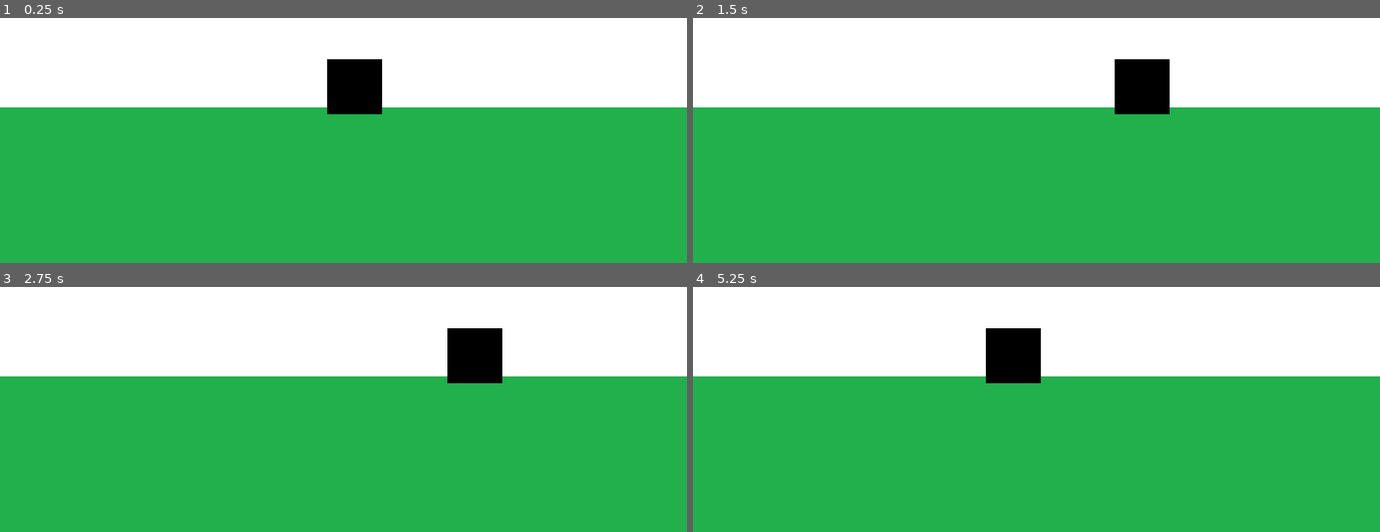
Above: before the commit, frames 1-4 (two rows, left to right).
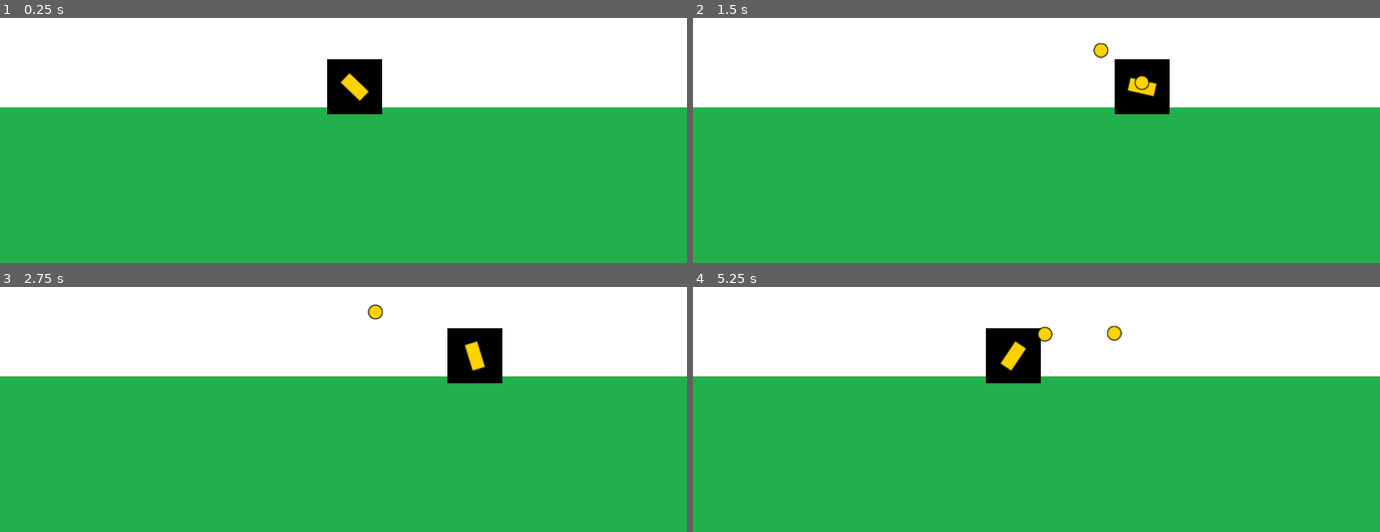
Above: after the commit, the same moments.

Repository: laendoor/unq-videojuegos
Game: Godot game, scene res://Main.tscn
Two runs of this game, one before a commit and one after it. Both use one fixed random seed, a clock stepped at 60 frames per second and the inputs below.
Inputs (mouse positions are in pixels of both pictures, inside the frame that each line leads up to):
- Up to frame 1 (0.25 s): no input
- Up to frame 2 (1.5 s): tap Enter at 0.5 s; move the mouse to (outside the picture) at 0.52 s; hold Right (ui_right) 0.53-1.28 s; click (outside the picture) at 0.6 s; move the mouse to (899, 30) at 1.27 s; hold Left (ui_left) from 1.28 s (still down); click (899, 30) at 1.35 s
- Up to frame 3 (2.75 s): move the mouse to (outside the picture) at 2.02 s; release Left (ui_left) at 2.03 s; hold Right (ui_right) from 2.03 s (still down); click (outside the picture) at 2.1 s
- Up to frame 4 (5.25 s): move the mouse to (1002, 377) at 2.77 s; click (1002, 377) at 2.85 s; move the mouse to (1242, 350) at 3.52 s; release Right (ui_right) at 3.53 s; hold Left (ui_left) from 3.53 s (still down); click (1242, 350) at 3.6 s; move the mouse to (outside the picture) at 4.27 s; click (outside the picture) at 4.35 s; move the mouse to (outside the picture) at 5.02 s; click (outside the picture) at 5.1 s

The runs differ from the first frame. In frame 1, 0.2% of the frame differs, in the area x 49-54%, y 22-35%; in frame 2, 0.4%; in frame 3, 0.3%; in frame 4, 0.5%, in the area x 44-63%, y 15-35%.

Commit message:
:recycle: made in classwork

Diff:
--- /dev/null
+++ b/challenges/clase-3/Main.gd
@@ -0,0 +1,6 @@
+extends Node
+
+onready var player = $Player
+
+func _ready():
+	player.initialize(self)
--- a/challenges/clase-3/Main.tscn
+++ b/challenges/clase-3/Main.tscn
@@ -1,10 +1,12 @@
-[gd_scene load_steps=4 format=2]
+[gd_scene load_steps=5 format=2]
 
 [ext_resource path="res://entities/player/Player.tscn" type="PackedScene" id=1]
 [ext_resource path="res://assets/textures/background.png" type="Texture" id=2]
 [ext_resource path="res://assets/textures/floor.png" type="Texture" id=3]
+[ext_resource path="res://Main.gd" type="Script" id=4]
 
 [node name="Main" type="Node"]
+script = ExtResource( 4 )
 
 [node name="Background" type="TextureRect" parent="."]
 anchor_right = 1.0
--- /dev/null
+++ b/challenges/clase-3/entities/Projectile.gd
@@ -0,0 +1,20 @@
+extends Node2D
+
+onready var timer = $DeleteTimer
+
+export (float) var speed
+
+var direction: Vector2
+
+func initialize(fire_direction: Vector2, initial_position:Vector2):
+	global_position = initial_position
+	direction = fire_direction
+	timer.connect("timeout", self, "_on_DeleteTimer_timeout")
+	timer.start()
+
+func _physics_process(delta):
+	position += direction * speed * delta
+
+func _on_DeleteTimer_timeout():
+	get_parent().remove_child(self)
+	queue_free()
--- /dev/null
+++ b/challenges/clase-3/entities/Projectile.tscn
@@ -0,0 +1,11 @@
+[gd_scene load_steps=2 format=2]
+
+[ext_resource path="res://entities/Projectile.gd" type="Script" id=1]
+
+[node name="Projectile" type="Node2D"]
+script = ExtResource( 1 )
+speed = 50.0
+
+[node name="Sprite" type="Sprite" parent="."]
+
+[node name="DeleteTimer" type="Timer" parent="."]
--- /dev/null
+++ b/challenges/clase-3/entities/player/Arm.gd
@@ -0,0 +1,12 @@
+extends Sprite
+
+onready var fire_position = $FirePosition
+
+export (PackedScene) var projectile_scene: PackedScene
+
+var container: Node
+
+func fire():
+	var new_projectile = projectile_scene.instance()
+	container.add_child(new_projectile)
+	new_projectile.initialize((fire_position.global_position - global_position).normalized(), fire_position.global_position)
--- a/challenges/clase-3/entities/player/Player.gd
+++ b/challenges/clase-3/entities/player/Player.gd
@@ -5,11 +5,22 @@
 var leftLimit: float = 0
 var rightLimit: float = 800
 
+onready var arm: Sprite = $Arm
+
+func initialize(projectile_container):
+		arm.container = projectile_container
+
 func _physics_process(delta):
-	var left:bool = Input.is_action_pressed("ui_left")
-	var right:bool = Input.is_action_pressed("ui_right")
-	var direction:float = int(right) - int(left)
-	var newPosition:float = position.x + (direction * speed * delta)
+	var left: bool = Input.is_action_pressed("ui_left")
+	var right: bool = Input.is_action_pressed("ui_right")
+	var direction: float = int(right) - int(left)
+	var newPosition: float = position.x + (direction * speed * delta)
+
+	var mouse_position: Vector2 = get_local_mouse_position()
+	arm.rotation = mouse_position.normalized().angle()
+
+	if Input.is_action_just_pressed("fire"):
+		arm.fire()
 
 	if newPosition > leftLimit && newPosition < rightLimit:
 		position.x = newPosition
--- a/challenges/clase-3/entities/player/Player.tscn
+++ b/challenges/clase-3/entities/player/Player.tscn
@@ -1,9 +1,19 @@
-[gd_scene load_steps=3 format=2]
+[gd_scene load_steps=6 format=2]
 
 [ext_resource path="res://entities/player/Player.gd" type="Script" id=1]
 [ext_resource path="res://assets/textures/player.png" type="Texture" id=2]
+[ext_resource path="res://assets/textures/cannon.png" type="Texture" id=3]
+[ext_resource path="res://entities/player/PlayerProjectile.tscn" type="PackedScene" id=4]
+[ext_resource path="res://entities/player/Arm.gd" type="Script" id=5]
 
 [node name="Player" type="Sprite"]
-position = Vector2( -0.0635071, 0.165405 )
 texture = ExtResource( 2 )
 script = ExtResource( 1 )
+
+[node name="Arm" type="Sprite" parent="."]
+texture = ExtResource( 3 )
+script = ExtResource( 5 )
+projectile_scene = ExtResource( 4 )
+
+[node name="FirePosition" type="Position2D" parent="Arm"]
+position = Vector2( 21.4617, -0.471931 )
--- /dev/null
+++ b/challenges/clase-3/entities/player/PlayerProjectile.tscn
@@ -0,0 +1,9 @@
+[gd_scene load_steps=3 format=2]
+
+[ext_resource path="res://entities/Projectile.tscn" type="PackedScene" id=1]
+[ext_resource path="res://assets/textures/proyectile_player.png" type="Texture" id=2]
+
+[node name="PlayerProjectile" instance=ExtResource( 1 )]
+
+[node name="Sprite" parent="." index="0"]
+texture = ExtResource( 2 )
--- a/challenges/clase-3/project.godot
+++ b/challenges/clase-3/project.godot
@@ -15,7 +15,7 @@
 
 [application]
 
-config/name="Proyecto Godot - Clase 3"
+config/name="Clase 3"
 run/main_scene="res://Main.tscn"
 config/icon="res://icon.png"
 
@@ -37,6 +37,11 @@
 , Object(InputEventKey,"resource_local_to_scene":false,"resource_name":"","device":0,"alt":false,"shift":false,"control":false,"meta":false,"command":false,"pressed":false,"scancode":16777233,"unicode":0,"echo":false,"script":null)
  ]
 }
+fire={
+"deadzone": 0.5,
+"events": [ Object(InputEventMouseButton,"resource_local_to_scene":false,"resource_name":"","device":0,"alt":false,"shift":false,"control":false,"meta":false,"command":false,"button_mask":0,"position":Vector2( 0, 0 ),"global_position":Vector2( 0, 0 ),"factor":1.0,"button_index":1,"pressed":false,"doubleclick":false,"script":null)
+ ]
+}
 
 [rendering]
 
